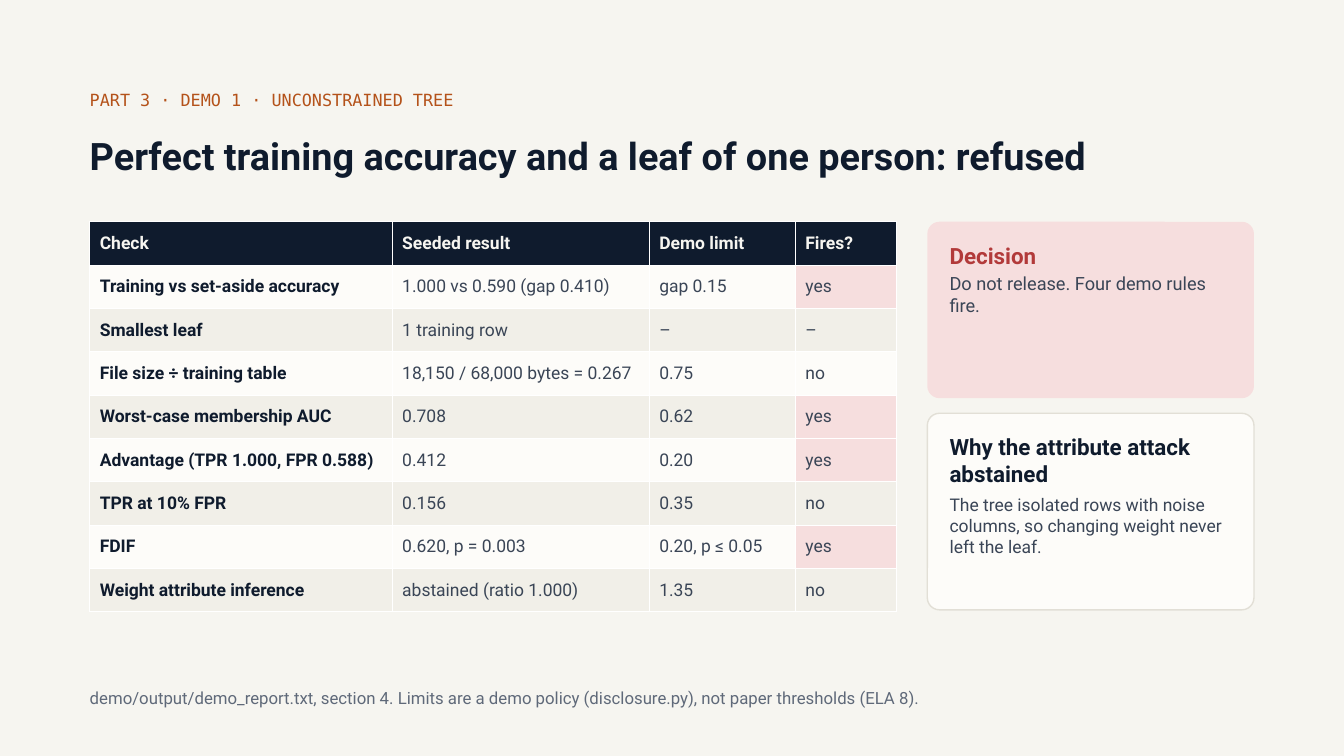
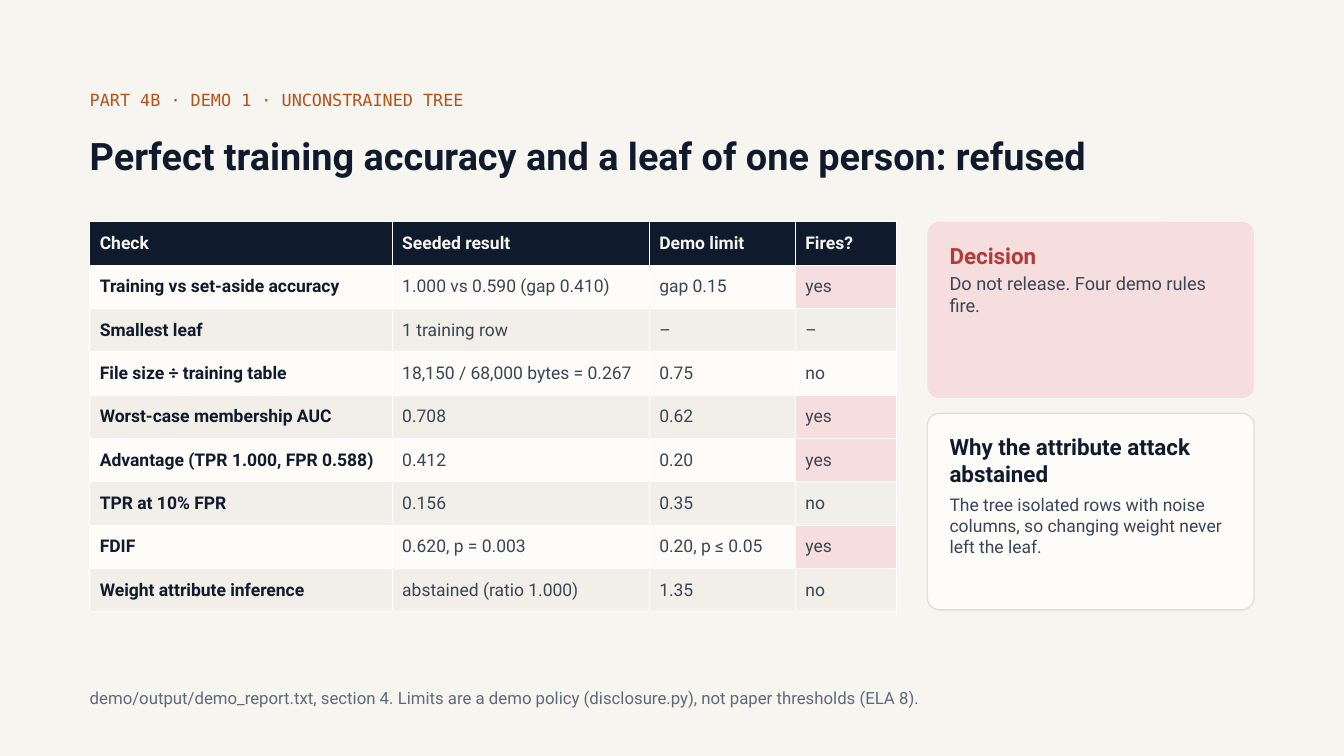
Before and after one commit to olonok69/graimatter_ML, a slide deck: slide 39 of docs/Adversarial_ML.pptx (slide 27 before the commit). Drawn at 1344x756 pixels with LibreOffice and Linux fonts; fonts in the diff are those of the drawing. Boxes give left, top, right and bottom in pixels: in the first picture for what was removed or moved away, otherwise in the second. Text is boxed around its words. In the diff, an @@ line names an element or a change of style, - is before the commit and + after.

Commit message:
Reorganise deck and guides for the video series
The deck grows to 53 slides with new slides for the NIST classes (part 4a
and 4b). The technical guide and presenter guide follow the four parts of
the series; Appendix B moves into Part 4 (sections 12-22) and a new
Appendix A maps guide, slides, videos and demos. Section references in the
README and the demo guides follow the new numbering.

```diff
--- a/docs/Adversarial_ML.pptx
+++ b/docs/Adversarial_ML.pptx
@@ text at bbox=[90, 93, 463, 107]: text changed @@
-PART 3 · DEMO 1 · UNCONSTRAINED TREE
+PART 4B · DEMO 1 · UNCONSTRAINED TREE
```
Also in this commit, not shown: 15 other slides changed, 12 slides added, 8 other files.
